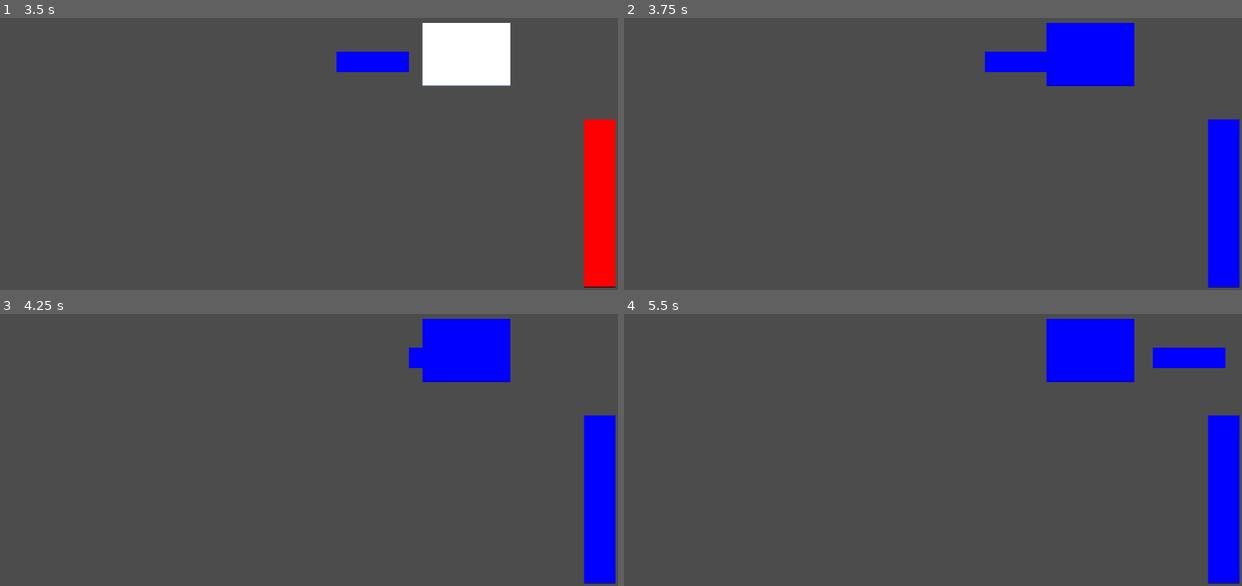
Above: before the commit, frames 1-4 (two rows, left to right).
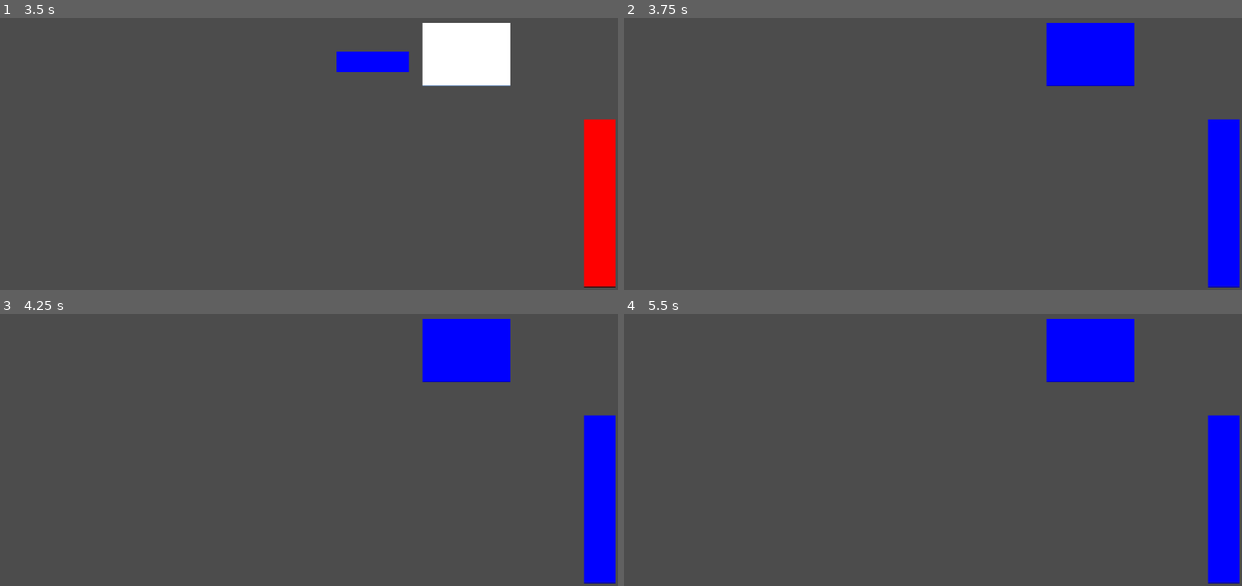
Above: after the commit, the same moments.

Repository: patrat3121/ldj-2018
Game: Godot game, scene res://scenes/Main.tscn
The game is run twice, just before and just after one commit, with the same random seed, the same clock (stepped at 60 frames per second) and the same inputs.
Inputs:
- Up to frame 1 (3.5 s): no input
- Up to frame 2 (3.75 s): no input
- Up to frame 3 (4.25 s): no input
- Up to frame 4 (5.5 s): no input

Frame 1 is identical in both runs. In frame 2, 0.8% of the frame differs, in the area x 58-69%, y 12-20%; in frame 3, 0.2%; in frame 4, 0.9%, in the area x 85-98%, y 12-20%.

Commit message:
Add wall filtering functionality

Diff:
--- a/scenes/Main.tscn
+++ b/scenes/Main.tscn
@@ -4,7 +4,7 @@
 [ext_resource path="res://scenes/PaintPoint.tscn" type="PackedScene" id=2]
 [ext_resource path="res://scenes/Projectile.tscn" type="PackedScene" id=3]
 
-[node name="Node" type="Node"]
+[node name="Node" type="Node" index="0"]
 
 [node name="Wall" parent="." index="0" instance=ExtResource( 1 )]
 
--- a/scripts/Colors.gd
+++ b/scripts/Colors.gd
@@ -22,5 +22,6 @@
 	return CONTAINED[one].has(two)
 
 static func subtract(one,two):
-	var color = CONTAINED[one]
-	return color.remove(color.find_last(two))
+	var color = CONTAINED[one].duplicate()
+	color.remove(color.find_last(two))
+	return color
--- a/scripts/PaintPoint.gd
+++ b/scripts/PaintPoint.gd
@@ -7,3 +7,4 @@
 func hit_by(body):
 	modulate = colors.COLORS[body.color]
 	emit_signal("color_changed",body.color)
+	body.queue_free()
--- a/scripts/Projectile.gd
+++ b/scripts/Projectile.gd
@@ -8,6 +8,7 @@
 func _ready():
 	modulate = colors.COLORS[color]
 	connect("area_entered",self,"_on_area_entered")
+	connect("body_entered",self,"_on_area_entered")
 
 func _process(delta):
 	var direction = Vector2(cos(rotation),sin(rotation))
--- a/scripts/Wall.gd
+++ b/scripts/Wall.gd
@@ -16,4 +16,9 @@
 	current_color = color
 
 func hit_by(body):
-	change_color(body.color)
+	if(colors.is_contained(body.color,current_color)):
+		var resulting = colors.subtract(body.color,self.current_color)
+		if(resulting.size() > 0):
+			body.modulate = colors.COLORS[resulting[0]]
+	else:
+		body.queue_free()
